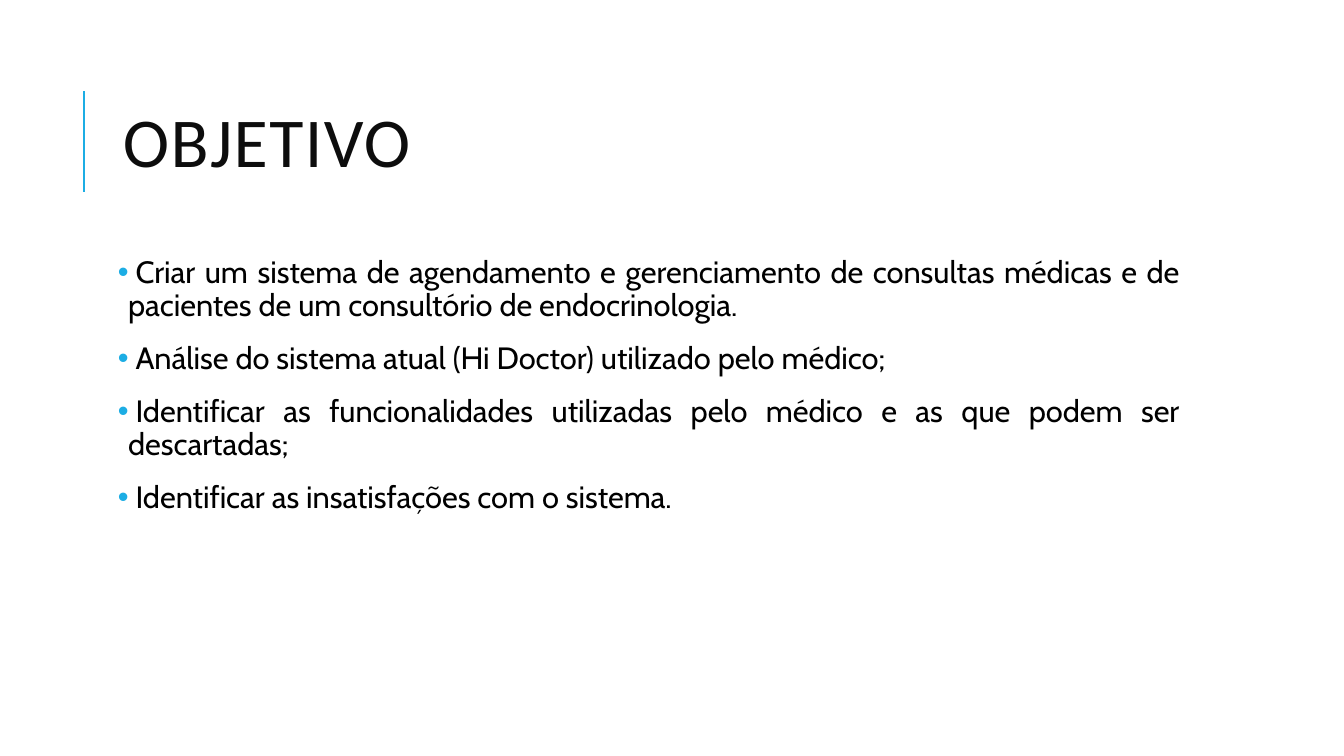
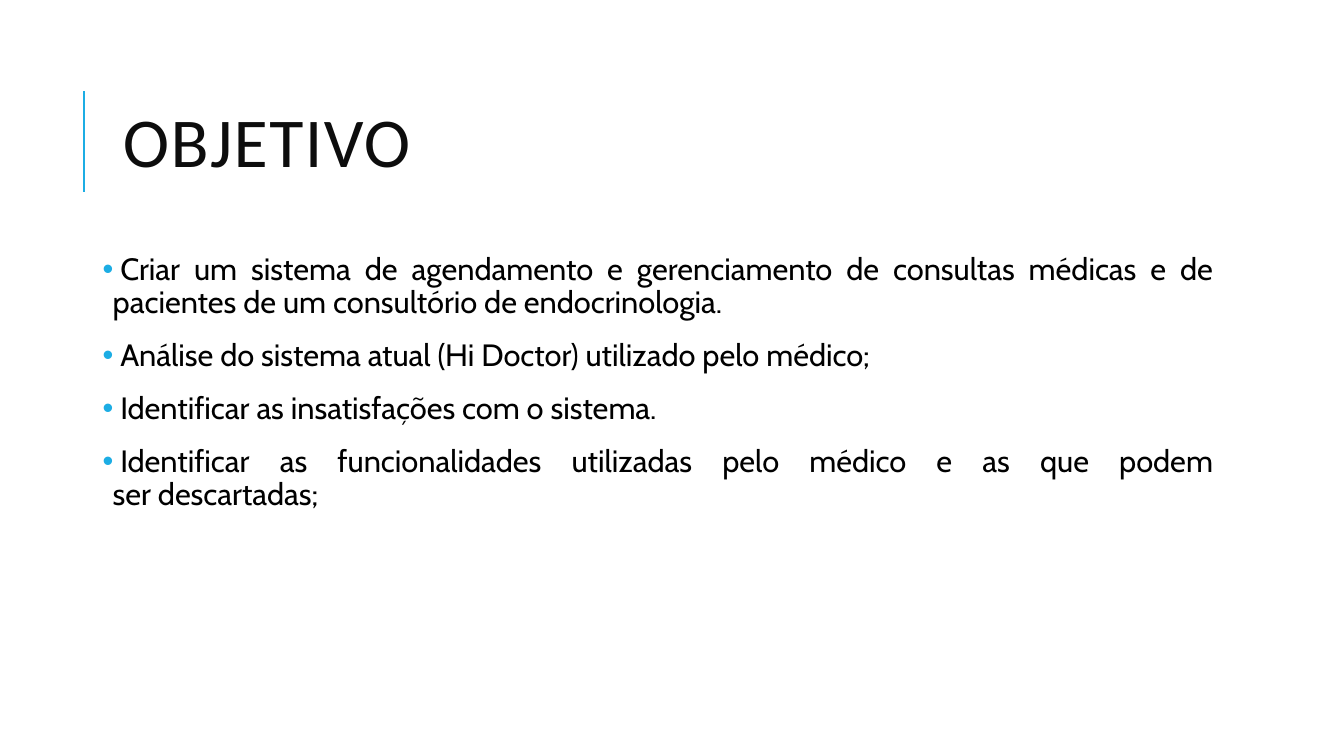
Before and after one commit to ICEI-PUC-Minas-PPLES-TI/plf-es-2021-1-ti3-6653100-agendamento-de-consultas-medicas, a slide deck: slide 3 of divulgacao/ApresentacaoTIS - Agendamento de consultas médicas.pptx. Drawn at 1344x756 pixels with LibreOffice and Linux fonts; fonts in the diff are those of the drawing. Boxes give left, top, right and bottom in pixels: in the first picture for what was removed or moved away, otherwise in the second. Text is boxed around its words. In the diff, an @@ line names an element or a change of style, - is before the commit and + after.

```diff
--- a/divulgacao/ApresentacaoTIS - Agendamento de consultas médicas.pptx
+++ b/divulgacao/ApresentacaoTIS - Agendamento de consultas médicas.pptx
@@ text "Criar um sistema de agendamento ...": place and size @@
-text "Criar um sistema de agendamento ..." at [128, 260, 1180, 514]
+text "Criar um sistema de agendamento ..." at [113, 257, 1213, 508]
@@ text at [120, 396, 657, 425]: paragraph added @@
+• Identificar as insatisfações com o sistema.
@@ text at [136, 485, 672, 514]: paragraph removed @@
-• Identificar as insatisfações com o sistema.
```
